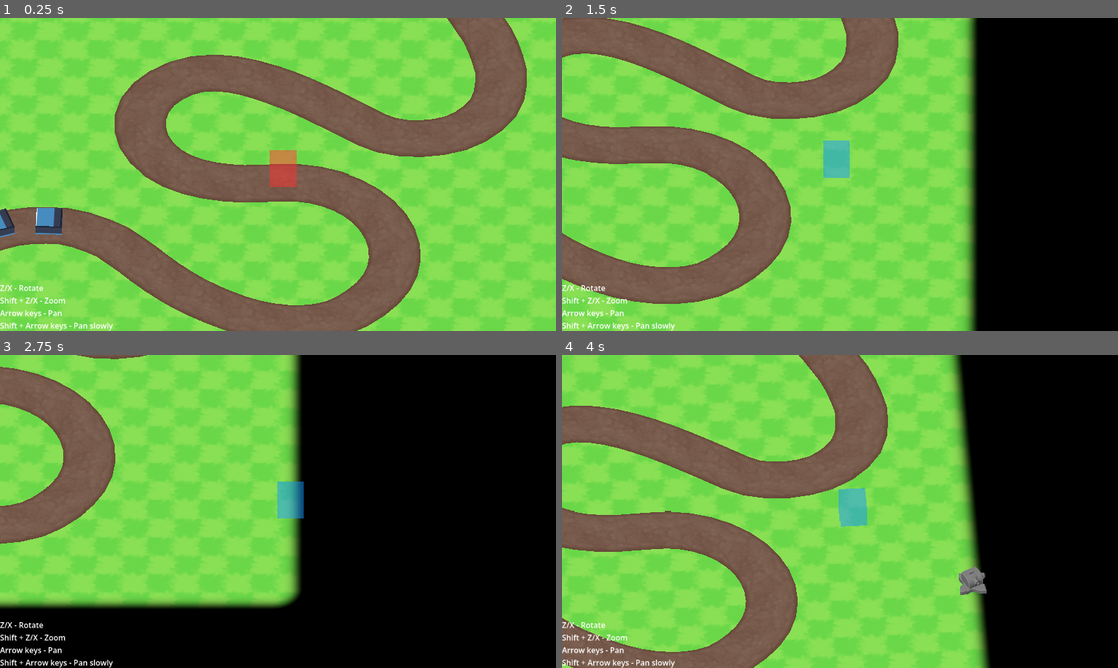
Above: before the commit, frames 1-4 (two rows, left to right).
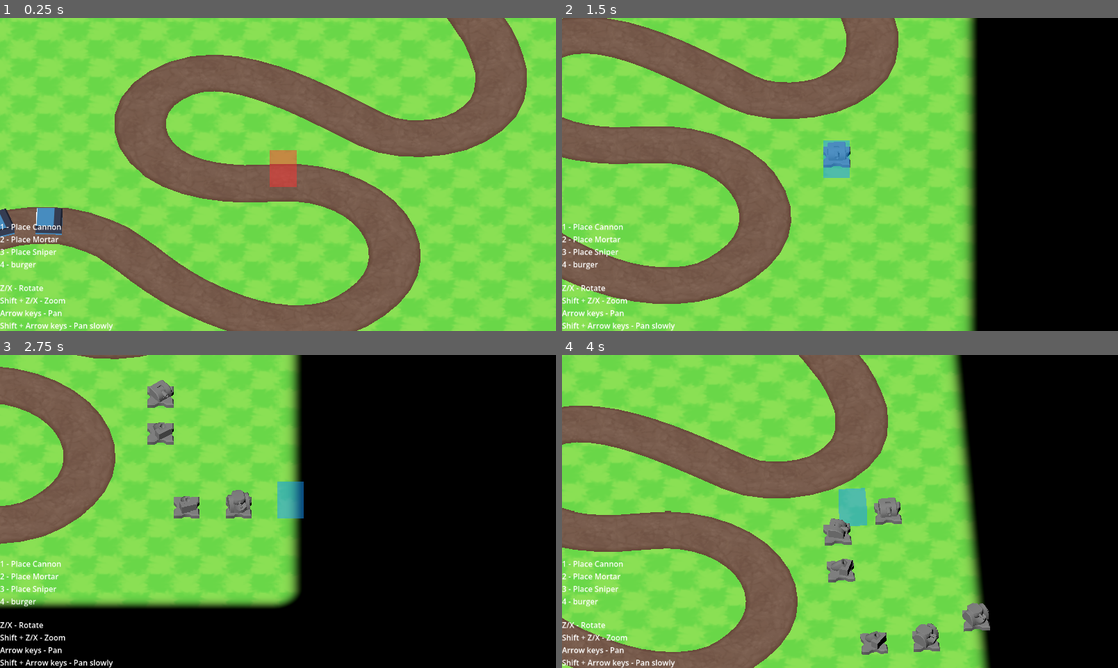
Above: after the commit, the same moments.

Repository: dairycultist/furry-roguelike-platformer
Game: Godot game, scene res://scene.tscn
Same seed, same stepped clock (60 frames per second), same inputs: the game is played once before the commit and once after it. The engine's default icon, where the game draws it, is replaced by a stand-in: a white triangle on a blue panel in a dark square.
Inputs:
- Up to frame 1 (0.25 s): no input
- Up to frame 2 (1.5 s): hold Right (pan_right) 0.53-1.28 s; tap Space (use_tool, bound only before the commit) at 0.6 s; tap 1 (tool_1, bound only after the commit) at 0.8, 1.35 s; hold Down (pan_down) from 1.28 s (still down)
- Up to frame 3 (2.75 s): tap 2 (tool_2, bound only after the commit) at 1.55, 2.1 s; release Down (pan_down) at 2.03 s; hold Right (pan_right) from 2.03 s (still down); tap 3 (tool_3, bound only after the commit) at 2.3 s
- Up to frame 4 (4 s): release Right (pan_right) at 2.78 s; hold Up (pan_up) 2.78-3.53 s; tap 3 (tool_3, bound only after the commit) at 2.85 s; tap Space (use_tool, bound only before the commit) at 3.05 s; hold Left (pan_left) from 3.53 s (still down); tap X (camalt_negative) at 3.6 s; tap 1 (tool_1, bound only after the commit) at 3.8 s

The runs differ from the first frame. In frame 1, 0.4% of the frame differs, in the area x 0-11%, y 65-81%; in frame 2, 0.7%; in frame 3, 1.7%; in frame 4, 2.7%, in the area x 0-77%, y 45-96%.

Commit message:
Placing different tower types

Diff:
--- a/player.gd
+++ b/player.gd
@@ -1,6 +1,8 @@
 extends Node3D;
 
 const cannon_prefab = preload("res://tower/cannon/cannon1.tscn");
+const mortar_prefab = preload("res://tower/mortar/mortar1.tscn");
+const sniper_prefab = preload("res://tower/sniper/sniper1.tscn");
 
 @export var ZOOM_SPEED := 10.0;
 @export var PAN_SPEED_MULT := 0.8;
@@ -71,10 +73,19 @@
 	# move cursor to selection
 	$Cursor.global_position = lerp($Cursor.global_position, Vector3(selected_pos) + Vector3(0.5, 0.0, 0.5), 15.0 * delta);
 
-	# placing turret
-	if Input.is_action_just_pressed("use_tool") and not pos_occupied:
+	# placing tower
+	if Input.is_action_just_pressed("tool_any") and not pos_occupied:
 
-		var tower = cannon_prefab.instantiate();
+		var tower;
+
+		if Input.is_action_just_pressed("tool_1"):
+			tower = cannon_prefab.instantiate();
+		elif Input.is_action_just_pressed("tool_2"):
+			tower = mortar_prefab.instantiate();
+		elif Input.is_action_just_pressed("tool_3"):
+			tower = sniper_prefab.instantiate();
+		else:
+			tower = cannon_prefab.instantiate();
 
 		tower_parent.add_child(tower);
 		tower.enemy_path = enemy_path;
--- a/project.godot
+++ b/project.godot
@@ -57,19 +57,32 @@
 "events": [Object(InputEventKey,"resource_local_to_scene":false,"resource_name":"","device":-1,"window_id":0,"alt_press …(195 unchanged characters)…
 ]
 }
-use_tool={
+tool_1={
 "deadzone": 0.2,
-"events": [Object(InputEventKey,"resource_local_to_scene":fa …(140 unchanged characters)… d":false,"keycode":0,"physical_keycode":32,"key_label":0,"unicode":32,"location":0,"echo":false,"script":null)
+"events": [Object(InputEventKey,"resource_local_to_scene":fa …(140 unchanged characters)… d":false,"keycode":0,"physical_keycode":49,"key_label":0,"unicode":49,"location":0,"echo":false,"script":null)
 ]
 }
-inc_tool={
+tool_2={
 "deadzone": 0.2,
-"events": [Object(InputEventKey,"resource_local_to_scene":fa …(140 unchanged characters)… d":false,"keycode":0,"physical_keycode":83,"key_label":0,"unicode":115,"location":0,"echo":false,"script":null)
+"events": [Object(InputEventKey,"resource_local_to_scene":fa …(140 unchanged characters)… d":false,"keycode":0,"physical_keycode":50,"key_label":0,"unicode":50,"location":0,"echo":false,"script":null)
 ]
 }
-dec_tool={
+tool_3={
 "deadzone": 0.2,
-"events": [Object(InputEventKey,"resource_local_to_scene":fa …(140 unchanged characters)… d":false,"keycode":0,"physical_keycode":65,"key_label":0,"unicode":97,"location":0,"echo":false,"script":null)
+"events": [Object(InputEventKey,"resource_local_to_scene":fa …(140 unchanged characters)… d":false,"keycode":0,"physical_keycode":51,"key_label":0,"unicode":51,"location":0,"echo":false,"script":null)
+]
+}
+tool_4={
+"deadzone": 0.2,
+"events": [Object(InputEventKey,"resource_local_to_scene":false,"resource_name":"","device":-1,"window_id":0,"alt_pressed":false,"shift_pressed":false,"ctrl_pressed":false,"meta_pressed":false,"pressed":false,"keycode":0,"physical_keycode":52,"key_label":0,"unicode":52,"location":0,"echo":false,"script":null)
+]
+}
+tool_any={
+"deadzone": 0.2,
+"events": [Object(InputEventKey,"resource_local_to_scene":false,"resource_name":"","device":-1,"window_id":0,"alt_pressed":false,"shift_pressed":false,"ctrl_pressed":false,"meta_pressed":false,"pressed":false,"keycode":0,"physical_keycode":49,"key_label":0,"unicode":49,"location":0,"echo":false,"script":null)
+, Object(InputEventKey,"resource_local_to_scene":false,"resource_name":"","device":-1,"window_id":0,"alt_pressed":false,"shift_pressed":false,"ctrl_pressed":false,"meta_pressed":false,"pressed":false,"keycode":0,"physical_keycode":50,"key_label":0,"unicode":50,"location":0,"echo":false,"script":null)
+, Object(InputEventKey,"resource_local_to_scene":false,"resource_name":"","device":-1,"window_id":0,"alt_pressed":false,"shift_pressed":false,"ctrl_pressed":false,"meta_pressed":false,"pressed":false,"keycode":0,"physical_keycode":51,"key_label":0,"unicode":51,"location":0,"echo":false,"script":null)
+, null, Object(InputEventKey,"resource_local_to_scene":false,"resource_name":"","device":-1,"window_id":0,"alt_pressed":false,"shift_pressed":false,"ctrl_pressed":false,"meta_pressed":false,"pressed":false,"keycode":0,"physical_keycode":52,"key_label":0,"unicode":52,"location":0,"echo":false,"script":null)
 ]
 }
 
--- a/scene.tscn
+++ b/scene.tscn
@@ -93,6 +93,20 @@
 Shift + Arrow keys - Pan slowly"
 vertical_alignment = 2
 
+[node name="TowerTypeLabel" type="Label" parent="." unique_id=490998936]
+anchors_preset = 2
+anchor_top = 1.0
+anchor_bottom = 1.0
+offset_top = -228.0
+offset_right = 136.0
+offset_bottom = -127.0
+grow_vertical = 0
+text = "1 - Place Cannon
+2 - Place Mortar
+3 - Place Sniper
+4 - burger"
+vertical_alignment = 2
+
 [node name="GridMap" type="GridMap" parent="." unique_id=269219875]
 mesh_library = SubResource("MeshLibrary_lxpj2")
 cell_size = Vector3(1, 1, 1)
--- /dev/null
+++ b/tower/mortar/mortar.gd
@@ -0,0 +1,7 @@
+extends Tower;
+
+func pick_target_to_face(in_range : Array[Node3D]) -> Node3D:
+	return in_range[0];
+
+func pick_targets_to_attack(in_range : Array[Node3D]) -> Array[Node3D]:
+	return [in_range[0]];
--- a/tower/mortar/mortar1.tscn
+++ b/tower/mortar/mortar1.tscn
@@ -1,6 +1,6 @@
 [gd_scene format=3 uid="uid://c36jpx8yo5e1o"]
 
-[ext_resource type="Script" uid="uid://q1d42dmw4ksu" path="res://tower/tower.gd" id="1_aa4nq"]
+[ext_resource type="Script" uid="uid://ddusf3nsbsd74" path="res://tower/mortar/mortar.gd" id="1_hlpm8"]
 [ext_resource type="ArrayMesh" uid="uid://crx1badckkgiw" path="res://tower/tower_base.obj" id="2_edw4o"]
 [ext_resource type="ArrayMesh" uid="uid://38iu0jyphmiw" path="res://tower/mortar/mortar1_head.obj" id="3_aa4nq"]
 [ext_resource type="ArrayMesh" uid="uid://dn4u3hpw5cey8" path="res://tower/mortar/mortar1_barrel.obj" id="4_edw4o"]
@@ -20,7 +20,8 @@
 shader_parameter/exponent = 10.0
 
 [node name="Mortar" type="Node3D" unique_id=1625817297]
-script = ExtResource("1_aa4nq")
+script = ExtResource("1_hlpm8")
+max_targeting_distance = 7
 
 [node name="Base" type="MeshInstance3D" parent="." unique_id=798336857]
 mesh = ExtResource("2_edw4o")
--- /dev/null
+++ b/tower/sniper/sniper.gd
@@ -0,0 +1,7 @@
+extends Tower;
+
+func pick_target_to_face(in_range : Array[Node3D]) -> Node3D:
+	return in_range[0];
+
+func pick_targets_to_attack(in_range : Array[Node3D]) -> Array[Node3D]:
+	return [in_range[0]];
--- a/tower/sniper/sniper1.tscn
+++ b/tower/sniper/sniper1.tscn
@@ -1,6 +1,6 @@
 [gd_scene format=3 uid="uid://cyk4en5nk4lh5"]
 
-[ext_resource type="Script" uid="uid://q1d42dmw4ksu" path="res://tower/tower.gd" id="1_h6r45"]
+[ext_resource type="Script" uid="uid://clbr3ifhrswtc" path="res://tower/sniper/sniper.gd" id="1_4aon5"]
 [ext_resource type="ArrayMesh" uid="uid://crx1badckkgiw" path="res://tower/tower_base.obj" id="2_jna55"]
 [ext_resource type="ArrayMesh" uid="uid://d4nxq7nw3jlky" path="res://tower/sniper/sniper1_head.obj" id="3_h6r45"]
 [ext_resource type="ArrayMesh" uid="uid://ewpk2j13tusx" path="res://tower/sniper/sniper1_barrel.obj" id="4_jna55"]
@@ -19,8 +19,9 @@
 shader_parameter/fade_corner_radius = 0.2
 shader_parameter/exponent = 10.0
 
-[node name="Cannon" type="Node3D" unique_id=1625817297]
-script = ExtResource("1_h6r45")
+[node name="Sniper" type="Node3D" unique_id=1625817297]
+script = ExtResource("1_4aon5")
+max_targeting_distance = 7
 
 [node name="Base" type="MeshInstance3D" parent="." unique_id=798336857]
 mesh = ExtResource("2_jna55")
Not shown, added: tower/mortar/mortar.gd.uid
Not shown, added: tower/sniper/sniper.gd.uid
